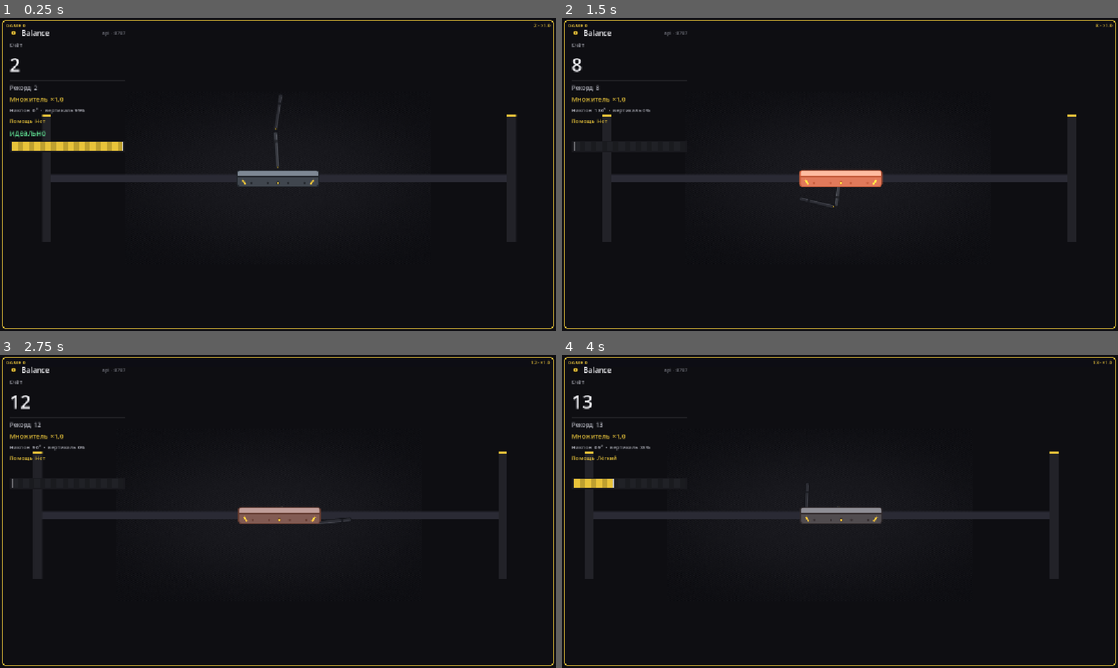
Above: before the commit, frames 1-4 (two rows, left to right).
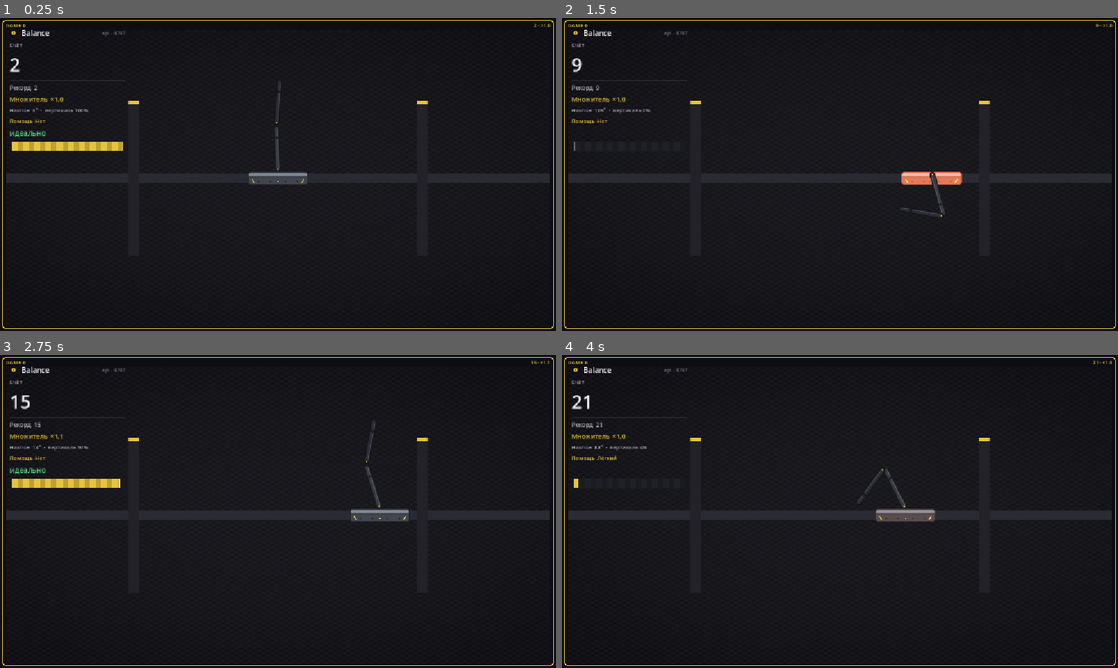
Above: after the commit, the same moments.

Repository: rival-afk/balance
Game: Godot game, scene res://main.tscn
Same seed, same stepped clock (60 frames per second), same inputs: the game is played once before the commit and once after it.
Inputs:
- Up to frame 1 (0.25 s): no input
- Up to frame 2 (1.5 s): tap Enter at 0.5 s; hold Right (ui_right) 0.53-1.28 s; hold Down from 1.28 s (still down)
- Up to frame 3 (2.75 s): release Down at 2.03 s; hold Right (ui_right) from 2.03 s (still down)
- Up to frame 4 (4 s): release Right (ui_right) at 2.78 s; hold Up 2.78-3.53 s; hold Left (ui_left) from 3.53 s (still down)

The runs differ from the first frame. In frame 1, 1.1% of the frame differs, in the area x 1-99%, y 20-75%; in frame 2, 2.0%; in frame 3, 2.6%, in the area x 1-99%, y 2-73%; in frame 4, 2.1%.

Commit message:
SI physics: 12 kg cart, 1 m/1 kg arms, 70 N drive, 120 px/m render
Cart no longer feels glued: the old 900 N on 42 kg (21 m/s^2) whipped a 1 kg arm pair. New numbers are physical (70 N on 14 kg = 5 m/s^2) and the ODE matrix is built from M_CART/M1/M2/L1/L2 instead of hard-coded 42/2/1.

- Fixed 60 Hz RK4 substeps with an accumulator: physics is independent of FPS and Engine.time_scale, matching Rust/WGSL exactly.
- Camera moved from the cart to the static Rail so the cart visibly travels; walls at +/-3 m, cart stroke +/-2.2 m.
- Spawn tilt reduced to +/-0.05/0.10 rad; arms drawn over the platform (z_index 1).
- API keeps pixels (m * 120) for platform_x/lateral_velocity_px_s, docs updated.
- Drop the unused RigidBody2D platform_body.gd; README physics section rewritten.

Diff:
--- a/lane.gd
+++ b/lane.gd
@@ -3,18 +3,28 @@
 ## Одна игра в составе роя. Вся физика — аналитическая ODE (1:1 с Rust balance_env).
 ## Менеджер шагает ODE и выставляет позиционные узлы; здесь только платформа и очки.
 
+## Физика в СИ: килограммы, метры, ньютоны. Рендер — PX_PER_M пикселей на метр.
 const GRAVITY := 9.81
-const M_CART := 40.0
+const M_CART := 12.0
+const M1 := 1.0
+const M2 := 1.0
+const L1 := 1.0
+const L2 := 1.0
 const CART_DAMP := 3.0
-const CART_ACCEL_RAW := 900.0
-const CART_LIMIT := 360.0
+## Максимальная сила привода, Н (~5 м/с² на 14 кг).
+const CART_ACCEL_RAW := 70.0
+## Ход тележки по рельсу в метрах (стенки нарисованы на ±360 px = ±3 м).
+const CART_LIMIT := 2.2
 const DAMPING := 0.10
+## Масштаб: спрайт плеча 120 px = 1 м.
+const PX_PER_M := 120.0
+## Фиксированный шаг физики — ровно как в Rust/WGSL (не зависит от FPS и time_scale).
+const FIXED_DT := 1.0 / 60.0
 const RATE := 12.0
 const PERFECT_VERT := 0.90
 const DANGER_VERT := 0.35
 const MULT_GAIN := 0.2
 const MAX_MULT := 4.0
-const ARM_LEVER := 60.0
 
 const ASSIST_KP := [0.0, 3.0, 15.0, 60.0, 200.0]
 const ASSIST_KD := [0.0, 1.2, 6.0, 25.0, 80.0]
@@ -39,6 +49,7 @@
 var tilt_rate := 0.0
 var prev_fault := false
 var _prev_tilt := 0.0
+var _accum := 0.0
 
 # состояние: th1, th2, w1, w2, x, v
 var th1 := 0.0
@@ -60,9 +71,9 @@
 	_arm2 = $Rail/SpawnPivot/Arm2
 	_pivot = $Rail/SpawnPivot
 	_sprite = $Rail/Plane/Sprite
-	$Rail/Plane/Cam.make_current()
+	$Rail/Cam.make_current()
 	var rng := RandomNumberGenerator.new()
-	_set_state(PI + rng.randf_range(-0.10, 0.10), PI + rng.randf_range(-0.20, 0.20), 0.0, 0.0, 0.0, 0.0)
+	_set_state(PI + rng.randf_range(-0.05, 0.05), PI + rng.randf_range(-0.10, 0.10), 0.0, 0.0, 0.0, 0.0)
 
 func _set_state(t1: float, t2: float, v1: float, v2: float, px: float, vx: float) -> void:
 	th1 = t1; th2 = t2; w1 = v1; w2 = v2; x = px; v = vx
@@ -83,21 +94,37 @@
 	if direction == 0.0 and lane_id == 0:
 		direction = Input.get_axis("ui_left", "ui_right")
 
-	var force := direction * CART_ACCEL_RAW
+	# Фиксированный шаг: одна и та же дискретизация, что в Rust и WGSL,
+	# при любом FPS и любом Engine.time_scale.
+	_accum += delta
+	if _accum > 0.5:
+		_accum = 0.5
+	while _accum >= FIXED_DT - 1e-6:
+		_step(FIXED_DT, direction * CART_ACCEL_RAW)
+		_accum -= FIXED_DT
+
+	_plane.position.x = x * PX_PER_M
+	_pivot.position.x = x * PX_PER_M
+	_update_arms()
+
+	var up_avg := (-cos(th1) - cos(th2)) * 0.5
+	_sprite.material.set_shader_parameter("stress", clampf(1.0 - clampf(up_avg * 0.5 + 0.5, 0.0, 1.0), 0.0, 1.0))
+
+func _step(dt: float, force: float) -> void:
 	var cur := [th1, th2, w1, w2, x, v]
 	var k1 := _deriv(cur, force)
-	var s2 := [cur[0] + 0.5 * delta * k1[0], cur[1] + 0.5 * delta * k1[1], cur[2] + 0.5 * delta * k1[2], cur[3] + 0.5 * delta * k1[3], cur[4] + 0.5 * delta * k1[4], cur[5] + 0.5 * delta * k1[5]]
+	var s2 := [cur[0] + 0.5 * dt * k1[0], cur[1] + 0.5 * dt * k1[1], cur[2] + 0.5 * dt * k1[2], cur[3] + 0.5 * dt * k1[3], cur[4] + 0.5 * dt * k1[4], cur[5] + 0.5 * dt * k1[5]]
 	var k2 := _deriv(s2, force)
-	var s3 := [cur[0] + 0.5 * delta * k2[0], cur[1] + 0.5 * delta * k2[1], cur[2] + 0.5 * delta * k2[2], cur[3] + 0.5 * delta * k2[3], cur[4] + 0.5 * delta * k2[4], cur[5] + 0.5 * delta * k2[5]]
+	var s3 := [cur[0] + 0.5 * dt * k2[0], cur[1] + 0.5 * dt * k2[1], cur[2] + 0.5 * dt * k2[2], cur[3] + 0.5 * dt * k2[3], cur[4] + 0.5 * dt * k2[4], cur[5] + 0.5 * dt * k2[5]]
 	var k3 := _deriv(s3, force)
-	var s4 := [cur[0] + delta * k3[0], cur[1] + delta * k3[1], cur[2] + delta * k3[2], cur[3] + delta * k3[3], cur[4] + delta * k3[4], cur[5] + delta * k3[5]]
+	var s4 := [cur[0] + dt * k3[0], cur[1] + dt * k3[1], cur[2] + dt * k3[2], cur[3] + dt * k3[3], cur[4] + dt * k3[4], cur[5] + dt * k3[5]]
 	var k4 := _deriv(s4, force)
-	th1 = cur[0] + delta * (k1[0] + 2.0*k2[0] + 2.0*k3[0] + k4[0]) / 6.0
-	th2 = cur[1] + delta * (k1[1] + 2.0*k2[1] + 2.0*k3[1] + k4[1]) / 6.0
-	w1  = cur[2] + delta * (k1[2] + 2.0*k2[2] + 2.0*k3[2] + k4[2]) / 6.0
-	w2  = cur[3] + delta * (k1[3] + 2.0*k2[3] + 2.0*k3[3] + k4[3]) / 6.0
-	x   = cur[4] + delta * (k1[4] + 2.0*k2[4] + 2.0*k3[4] + k4[4]) / 6.0
-	v   = cur[5] + delta * (k1[5] + 2.0*k2[5] + 2.0*k3[5] + k4[5]) / 6.0
+	th1 = cur[0] + dt * (k1[0] + 2.0*k2[0] + 2.0*k3[0] + k4[0]) / 6.0
+	th2 = cur[1] + dt * (k1[1] + 2.0*k2[1] + 2.0*k3[1] + k4[1]) / 6.0
+	w1  = cur[2] + dt * (k1[2] + 2.0*k2[2] + 2.0*k3[2] + k4[2]) / 6.0
+	w2  = cur[3] + dt * (k1[3] + 2.0*k2[3] + 2.0*k3[3] + k4[3]) / 6.0
+	x   = cur[4] + dt * (k1[4] + 2.0*k2[4] + 2.0*k3[4] + k4[4]) / 6.0
+	v   = cur[5] + dt * (k1[5] + 2.0*k2[5] + 2.0*k3[5] + k4[5]) / 6.0
 
 	if x > CART_LIMIT:
 		x = CART_LIMIT
@@ -106,36 +133,29 @@
 		x = -CART_LIMIT
 		if v < 0.0: v = 0.0
 
-	_plane.position.x = x
-	_pivot.position.x = x
-
-	_update_arms()
-
 	var up_avg := (-cos(th1) - cos(th2)) * 0.5
 	verticality = clampf(up_avg, 0.0, 1.0)
 	tilt_total = acos(clampf(up_avg, -1.0, 1.0))
-	tilt_rate = lerp(tilt_rate, (tilt_total - _prev_tilt) / maxf(delta, 1e-6), 0.2)
+	tilt_rate = lerp(tilt_rate, (tilt_total - _prev_tilt) / dt, 0.2)
 	_prev_tilt = tilt_total
 
 	var perfect := verticality > PERFECT_VERT
 	var fault := up_avg > -0.2 and verticality < DANGER_VERT
 
-	balance_time += delta
+	balance_time += dt
 	if perfect:
-		perfect_streak += delta
-		total_perfect += delta
+		perfect_streak += dt
+		total_perfect += dt
 	else:
 		perfect_streak = 0.0
 	multiplier = 1.0 + minf(perfect_streak * MULT_GAIN, MAX_MULT)
-	score += verticality * verticality * RATE * multiplier * delta
+	score += verticality * verticality * RATE * multiplier * dt
 
 	if fault:
-		fault_time += delta
+		fault_time += dt
 		if not prev_fault:
 			fault_count += 1
 	prev_fault = fault
-
-	_sprite.material.set_shader_parameter("stress", clampf(1.0 - clampf(up_avg * 0.5 + 0.5, 0.0, 1.0), 0.0, 1.0))
 
 func _deriv(s: Array, force: float) -> Array:
 	var t1 := float(s[0]); var t2 := float(s[1]); var v1 := float(s[2]); var v2 := float(s[3]); var vx := float(s[5])
@@ -144,13 +164,20 @@
 	var s1 := sin(t1); var s2 := sin(t2)
 	var c1 := cos(t1); var c2 := cos(t2)
 
-	var b0 := force - CART_DAMP * vx + 2.0 * s1 * v1 * v1 + s2 * v2 * v2
-	var b1 := -(sd * v2 * v2 + GRAVITY * 2.0 * s1)
-	var b2 := sd * v1 * v1 - GRAVITY * s2
-
-	var m00 := 42.0; var m01 := 2.0 * c1; var m02 := c2
-	var m10 := 2.0 * c1; var m11 := 2.0;    var m12 := cd
-	var m20 := c2;      var m21 := cd;     var m22 := 1.0
+	# M(q) * a = b — тот же Лагранжиан, что в Rust и WGSL.
+	var m00 := M_CART + M1 + M2
+	var m01 := (M1 + M2) * L1 * c1
+	var m02 := M2 * L2 * c2
+	var m10 := m01
+	var m11 := (M1 + M2) * L1 * L1
+	var m12 := M2 * L1 * L2 * cd
+	var m20 := m02
+	var m21 := m12
+	var m22 := M2 * L2 * L2
+
+	var b0 := force - CART_DAMP * vx + (M1 + M2) * L1 * s1 * v1 * v1 + M2 * L2 * s2 * v2 * v2
+	var b1 := -(M2 * L1 * L2 * sd * v2 * v2 + (M1 + M2) * GRAVITY * L1 * s1)
+	var b2 := M2 * L1 * L2 * sd * v1 * v1 - M2 * GRAVITY * L2 * s2
 
 	var det := m00 * (m11 * m22 - m12 * m21) - m01 * (m10 * m22 - m12 * m20) + m02 * (m10 * m21 - m11 * m20)
 	var ac := (b0 * (m11 * m22 - m12 * m21) - m01 * (b1 * m22 - m12 * b2) + m02 * (b1 * m21 - m11 * b2)) / det
@@ -172,10 +199,10 @@
 func _update_arms() -> void:
 	var d1 := Vector2(-sin(th1), cos(th1))
 	var d2 := Vector2(-sin(th2), cos(th2))
-	_arm1.position = d1 * ARM_LEVER
+	_arm1.position = d1 * (L1 * PX_PER_M * 0.5)
 	_arm1.rotation = th1
-	var tip := d1 * (2.0 * ARM_LEVER)
-	_arm2.position = tip + d2 * ARM_LEVER
+	var tip := d1 * (L1 * PX_PER_M)
+	_arm2.position = tip + d2 * (L2 * PX_PER_M * 0.5)
 	_arm2.rotation = th2
 
 func get_state() -> Dictionary:
@@ -184,7 +211,7 @@
 		"verticality": verticality,
 		"tilt_deg": rad_to_deg(tilt_total),
 		"tilt_rate_deg_s": rad_to_deg(tilt_rate),
-		"lateral_velocity_px_s": v,
+		"lateral_velocity_px_s": v * PX_PER_M,
 		"score": score,
 		"multiplier": multiplier,
 		"perfect_streak_s": perfect_streak,
@@ -192,7 +219,7 @@
 		"balance_time_s": balance_time,
 		"faults": fault_count,
 		"fault_time_s": fault_time,
-		"platform_x": x,
+		"platform_x": x * PX_PER_M,
 		"arm1_deg": rad_to_deg(th1),
 		"arm2_deg": rad_to_deg(th2),
 		"assist": clampi(assist_level, 0, 4),
--- a/lane.tscn
+++ b/lane.tscn
@@ -24,8 +24,10 @@
 script = ExtResource("1_lane")
 
 [node name="Felt" type="ColorRect" parent="."]
-offset_right = 960.0
-offset_bottom = 540.0
+offset_left = -480.0
+offset_top = -270.0
+offset_right = 1440.0
+offset_bottom = 810.0
 material = SubResource("ShaderMaterial_felt")
 mouse_filter = 2
 
@@ -44,50 +46,51 @@
 position = Vector2(-360, 0)
 
 [node name="Body" type="ColorRect" parent="Rail/WallLeft"]
-offset_left = -380.0
+offset_left = -28.0
 offset_top = -200.0
-offset_right = -352.0
+offset_right = 0.0
 offset_bottom = 200.0
 color = Color(0.133, 0.133, 0.157, 1)
 mouse_filter = 2
 
 [node name="Cap" type="ColorRect" parent="Rail/WallLeft"]
-offset_left = -380.0
+offset_left = -28.0
 offset_top = -200.0
-offset_right = -352.0
+offset_right = 0.0
 offset_bottom = -192.0
 color = Color(0.910, 0.765, 0.227, 1)
 mouse_filter = 2
 
 [node name="Collision" type="CollisionShape2D" parent="Rail/WallLeft"]
-position = Vector2(-366, 0)
+position = Vector2(-374, 0)
 shape = SubResource("RectangleShape2D_wall")
 
 [node name="WallRight" type="StaticBody2D" parent="Rail"]
 position = Vector2(360, 0)
 
 [node name="Body" type="ColorRect" parent="Rail/WallRight"]
-offset_left = 360.0
+offset_left = 0.0
 offset_top = -200.0
-offset_right = 388.0
+offset_right = 28.0
 offset_bottom = 200.0
 color = Color(0.133, 0.133, 0.157, 1)
 mouse_filter = 2
 
 [node name="Cap" type="ColorRect" parent="Rail/WallRight"]
-offset_left = 360.0
+offset_left = 0.0
 offset_top = -200.0
-offset_right = 388.0
+offset_right = 28.0
 offset_bottom = -192.0
 color = Color(0.910, 0.765, 0.227, 1)
 mouse_filter = 2
 
 [node name="Collision" type="CollisionShape2D" parent="Rail/WallRight"]
-position = Vector2(375, 0)
+position = Vector2(374, 0)
 shape = SubResource("RectangleShape2D_wall")
 
 [node name="SpawnPivot" type="Node2D" parent="Rail"]
-position = Vector2(0, -28)
+position = Vector2(0, -17)
+z_index = 1
 
 [node name="Arm1" type="Node2D" parent="Rail/SpawnPivot"]
 position = Vector2(0, -60)
@@ -103,6 +106,7 @@
 
 [node name="Plane" type="Node2D" parent="Rail"]
 position = Vector2(0, 0)
+scale = Vector2(0.6, 0.6)
 
 [node name="Sprite" type="Sprite2D" parent="Rail/Plane"]
 texture = ExtResource("4_platform")
@@ -111,6 +115,5 @@
 [node name="Collision" type="CollisionShape2D" parent="Rail/Plane"]
 shape = SubResource("RectangleShape2D_platform")
 
-[node name="Cam" type="Camera2D" parent="Rail/Plane"]
-position_smoothing_enabled = true
-zoom = Vector2(0.66, 0.66)
+[node name="Cam" type="Camera2D" parent="Rail"]
+zoom = Vector2(0.8, 0.8)
--- a/platform_body.gd
+++ /dev/null
@@ -1,14 +0,0 @@
-extends RigidBody2D
-
-## Платформа скользит по невидимому горизонтальному рельсу rail_y.
-## Высота и вертикальная скорость принудительно равны rail_y,
-## по горизонтали — полная динамика (тяга/демпфер/импульс маятника).
-@export var rail_y := 270.0
-
-func _integrate_forces(state: PhysicsDirectBodyState2D) -> void:
-	var t := state.transform
-	t.origin.y = rail_y
-	state.transform = t
-	var v := state.linear_velocity
-	v.y = 0.0
-	state.linear_velocity = v
Not shown, changed: api_docs.md
